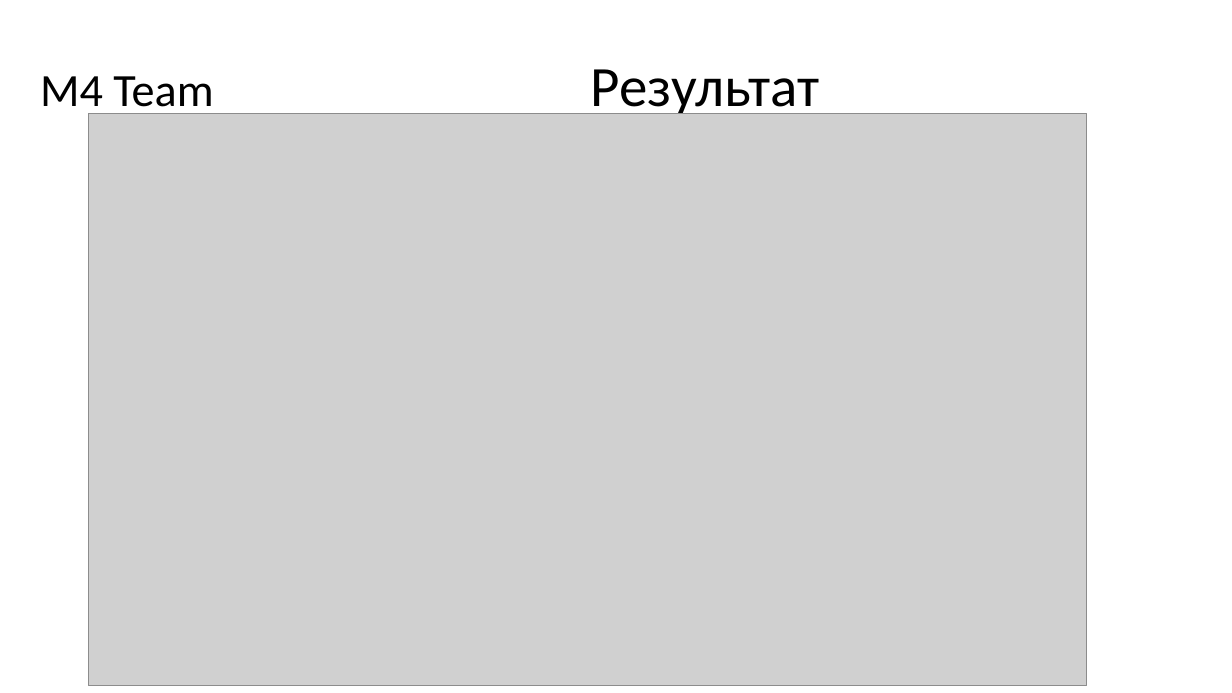
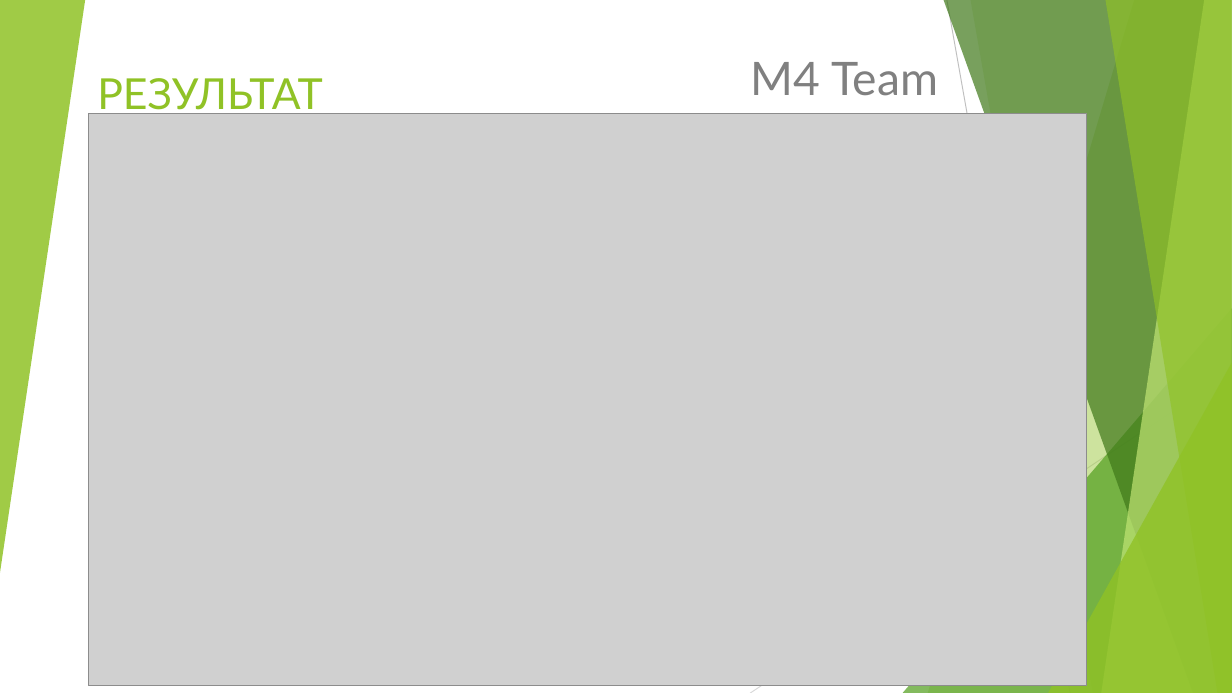
Before and after one commit to MikhailDemin/pet_projects, a slide deck: slide 8 of M4_Team_case_solution/result/M4_Team_final.pptx. Drawn at 1232x693 pixels with LibreOffice and Linux fonts; fonts in the diff are those of the drawing; grey boxes stand for pictures. Boxes give left, top, right and bottom in pixels: in the first picture for what was removed or moved away, otherwise in the second. Text is boxed around its words. In the diff, an @@ line names an element or a change of style, - is before the commit and + after.

```diff
--- a/M4_Team_case_solution/result/M4_Team_final.pptx
+++ b/M4_Team_case_solution/result/M4_Team_final.pptx
@@ group added at (0,0,1232,693): 5 freeform shapes, 3 triangles, 2 lines @@
@@ subtitle "M4 Team": place and size @@
-subtitle "M4 Team" at (40,76,213,117)
+subtitle "M4 Team" at (751,62,938,96)
@@ subtitle "M4 Team" at (751,62,938,96): font Calibri to Lato, text colour #000000 to #808080; line spacing 0.8 to 1 @@
@@ text at (97,78,323,118): text changed; size 44.4 to 33.3 pt; font Calibri to Lato; text colour #000000 to #90C226 @@
-Результат
+РЕЗУЛЬТАТ
```
Also in this commit, not shown: 8 other slides changed, 1 slide added, 1 other file.
